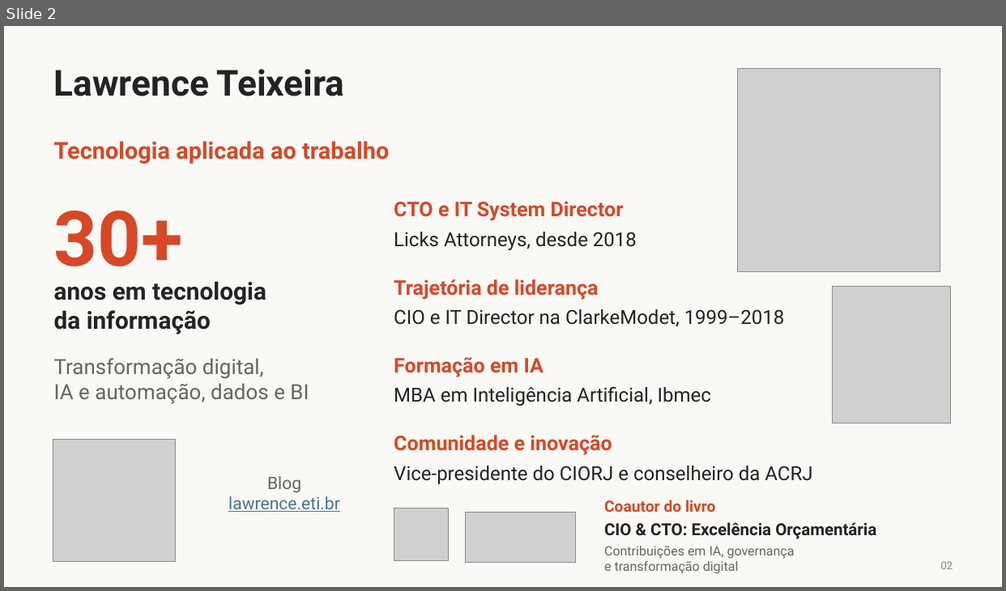
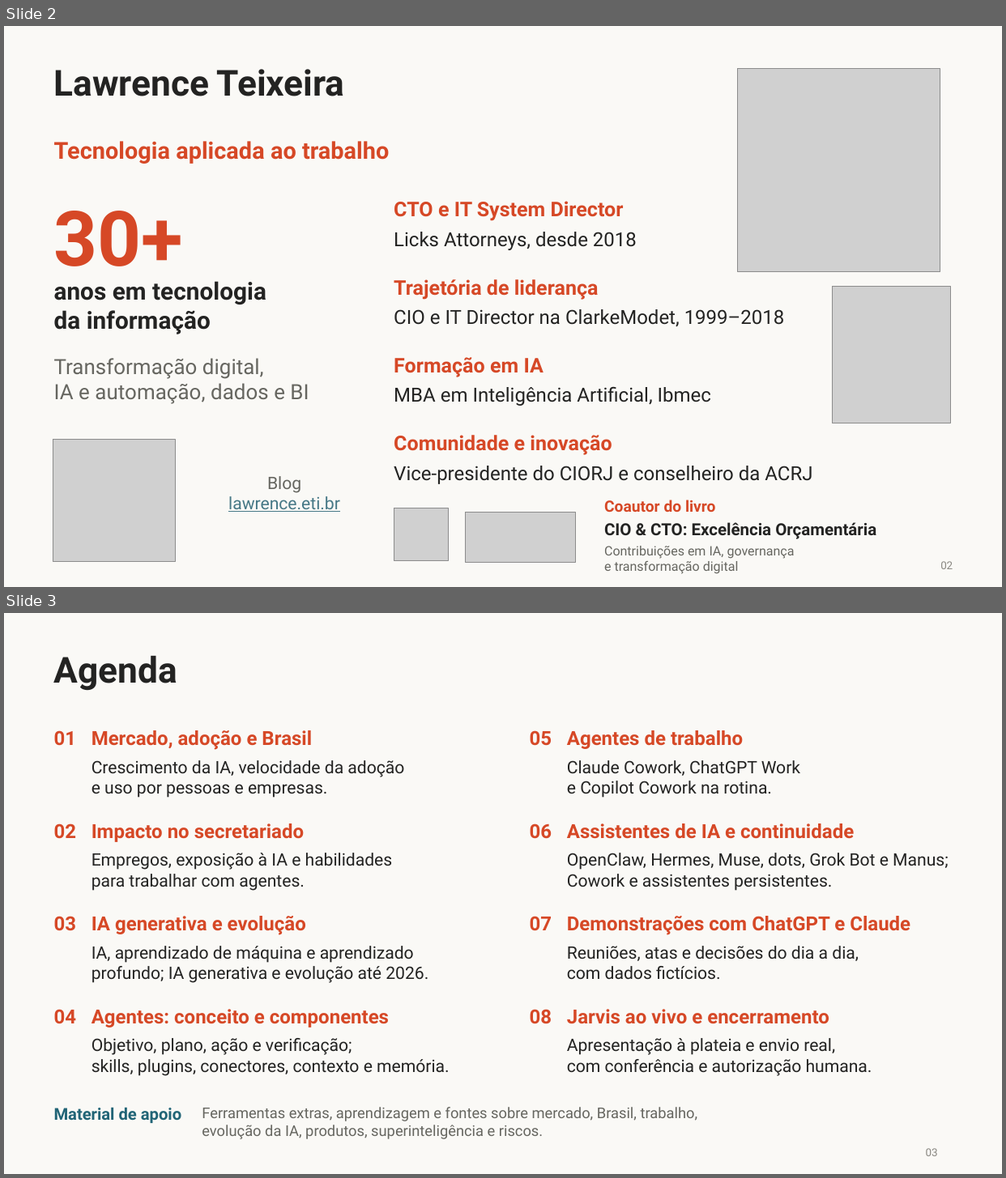
Before and after one commit to LawrenceTeixeira/Secretariado, a slide deck: Lawrence Teixeira - Agentes de IA.pptx. Shown one above the other, each under a label of ours: slide 2 before the commit, slides 2 and 3 after it. The pictures are 1006x591 and 1006x1178 pixels, drawn with LibreOffice and Linux fonts; fonts in the diff are those of the drawing; grey boxes stand for pictures. Boxes give left, top, right and bottom in pixels: in the first picture for what was removed or moved away, otherwise in the second. Text is boxed around its words. In the diff, an @@ line names an element or a change of style, - is before the commit and + after.

Commit message:
Atualiza apresentação com agenda, link do Manus e QR para baixar o material completo

```diff
--- a/Lawrence Teixeira - Agentes de IA.pptx
+++ b/Lawrence Teixeira - Agentes de IA.pptx
@@ slide 3 added at (x1=4, y1=613, x2=1002, y2=1174), background #FAF9F6 @@
@@ text added at (x1=54, y1=655, x2=177, y2=691), 34.5 pt, text #232322, bold @@
+Agenda
@@ text added at (x1=54, y1=730, x2=77, y2=746), 18.8 pt, text #D64826, bold @@
+01
@@ text added at (x1=91, y1=730, x2=312, y2=750), 18.8 pt, text #D64826, bold @@
+Mercado, adoção e Brasil
@@ text added at (x1=530, y1=730, x2=552, y2=746), 18.8 pt, text #D64826, bold @@
+05
@@ text added at (x1=567, y1=730, x2=743, y2=749), 18.8 pt, text #D64826, bold @@
+Agentes de trabalho
@@ text added at (x1=91, y1=760, x2=404, y2=798), 16.5 pt, text #232322 @@
+Crescimento da IA, velocidade da adoção
+e uso por pessoas e empresas.
@@ text added at (x1=567, y1=760, x2=800, y2=798), 16.5 pt, text #232322 @@
+Claude Cowork, ChatGPT Work
+e Copilot Cowork na rotina.
@@ text added at (x1=54, y1=824, x2=77, y2=839), 18.8 pt, text #D64826, bold @@
+02
@@ text added at (x1=91, y1=824, x2=304, y2=842), 18.8 pt, text #D64826, bold @@
+Impacto no secretariado
@@ text added at (x1=530, y1=824, x2=552, y2=839), 18.8 pt, text #D64826, bold @@
+06
@@ text added at (x1=567, y1=824, x2=854, y2=839), 18.8 pt, text #D64826, bold @@
+Assistentes de IA e continuidade
@@ text added at (x1=91, y1=853, x2=393, y2=891), 16.5 pt, text #232322 @@
+Empregos, exposição à IA e habilidades
+para trabalhar com agentes.
@@ text added at (x1=567, y1=853, x2=948, y2=891), 16.5 pt, text #232322 @@
+OpenClaw, Hermes, Muse, dots, Grok Bot e Manus;
+Cowork e assistentes persistentes.
@@ text added at (x1=54, y1=916, x2=77, y2=931), 18.8 pt, text #D64826, bold @@
+03
@@ text added at (x1=91, y1=916, x2=306, y2=935), 18.8 pt, text #D64826, bold @@
+IA generativa e evolução
@@ text added at (x1=530, y1=916, x2=552, y2=931), 18.8 pt, text #D64826, bold @@
+07
@@ text added at (x1=567, y1=916, x2=910, y2=935), 18.8 pt, text #D64826, bold @@
+Demonstrações com ChatGPT e Claude
@@ text added at (x1=91, y1=946, x2=428, y2=983), 16.5 pt, text #232322 @@
+IA, aprendizado de máquina e aprendizado
+profundo; IA generativa e evolução até 2026.
@@ text added at (x1=567, y1=946, x2=859, y2=979), 16.5 pt, text #232322 @@
+Reuniões, atas e decisões do dia a dia,
+com dados fictícios.
@@ text added at (x1=54, y1=1009, x2=77, y2=1024), 18.8 pt, text #D64826, bold @@
+04
@@ text added at (x1=91, y1=1009, x2=389, y2=1028), 18.8 pt, text #D64826, bold @@
+Agentes: conceito e componentes
@@ text added at (x1=530, y1=1009, x2=552, y2=1024), 18.8 pt, text #D64826, bold @@
+08
@@ text added at (x1=567, y1=1009, x2=829, y2=1024), 18.8 pt, text #D64826, bold @@
+Jarvis ao vivo e encerramento
@@ text added at (x1=91, y1=1038, x2=450, y2=1076), 16.5 pt, text #232322 @@
+Objetivo, plano, ação e verificação;
+skills, plugins, conectores, contexto e memória.
@@ text added at (x1=567, y1=1038, x2=872, y2=1076), 16.5 pt, text #232322 @@
+Apresentação à plateia e envio real,
+com conferência e autorização humana.
@@ text added at (x1=54, y1=1107, x2=181, y2=1123), 15.8 pt, text #216476, bold @@
+Material de apoio
@@ text added at (x1=202, y1=1107, x2=698, y2=1139), 14.2 pt, text #666660 @@
+Ferramentas extras, aprendizagem e fontes sobre mercado, Brasil, trabalho,
+evolução da IA, produtos, superinteligência e riscos.
@@ text added at (x1=926, y1=1148, x2=938, y2=1157), 10.5 pt, text #8A8882 @@
+03
```
Also in this commit, not shown: 20 slides changed, 1 other slide added, 1 slide removed.
